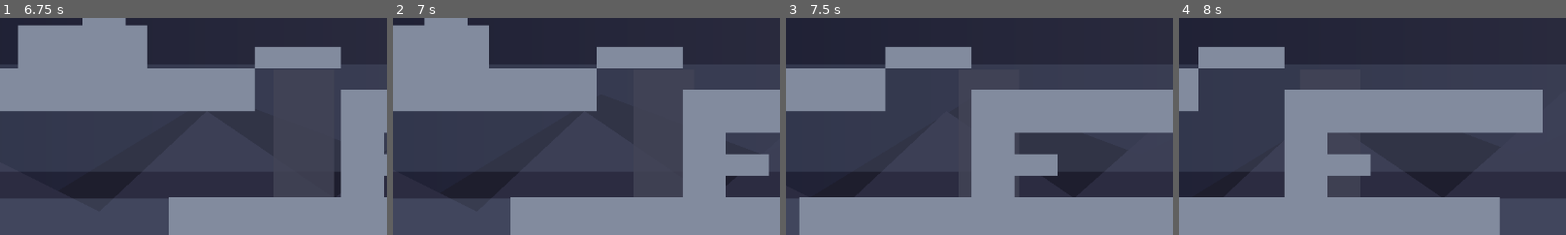
Above: before the commit, frames 1-4 (left to right).
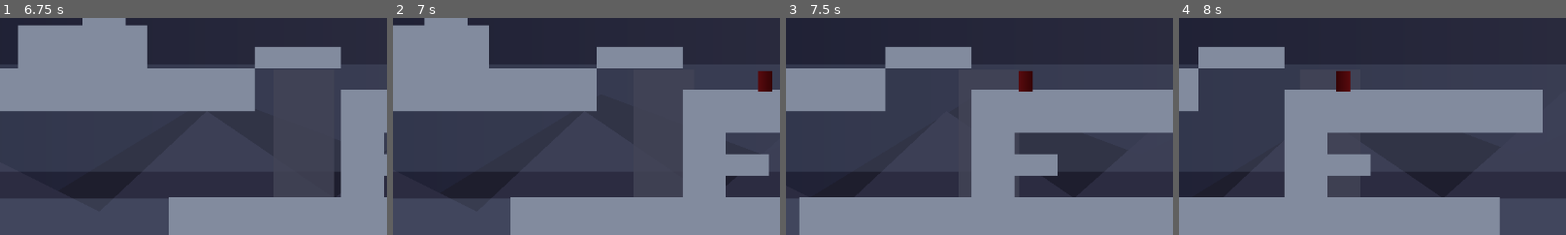
Above: after the commit, the same moments.

Repository: paul2978/goblin-game
Game: Godot game, scene res://scenes/world/prototype_world.tscn
Two runs of this game, one before a commit and one after it. Both use one fixed random seed, a clock stepped at 60 frames per second and the inputs below.
Inputs (mouse positions are % of the whole screen's width and height, from its top left):
- Up to frame 1 (6.75 s): tap Enter at 0.5 s; move the mouse to (45, 70) at 0.52 s; hold Shift (sprint) 0.53-1.28 s; hold D (move_right) 0.53-2.03 s; click (45, 70) at 0.67 s; tap Space (jump) at 0.77, 1.52, 3.02, 3.77, 4.52, 6.02 s; move the mouse to (80, 65) at 1.27 s; tap Shift (sprint) every 1.5 s from 1.35 to 5.85 s; move the mouse to (20, 35) at 2.02 s; hold Shift (sprint) 2.03-2.78 s; hold A (move_left) 2.03-4.28 s; move the mouse to (55, 50) at 2.77 s; click (55, 50) at 2.92 s; move the mouse to (35, 25) at 3.52 s; hold Shift (sprint) 3.53-4.28 s; move the mouse to (72, 45) at 4.27 s; hold D (move_right) from 4.28 s (still down); move the mouse to (30, 55) at 5.02 s; hold Shift (sprint) 5.03-5.78 s; click (30, 55) at 5.17 s; move the mouse to (60, 28) at 5.77 s; move the mouse to (45, 70) at 6.52 s; hold Shift (sprint) from 6.53 s (still down)
- Up to frame 2 (7 s): keep holding D (move_right); keep holding Shift (sprint); tap Space (jump) at 6.77 s
- Up to frame 3 (7.5 s): keep holding D (move_right); move the mouse to (80, 65) at 7.27 s; release Shift (sprint) at 7.28 s; tap Shift (sprint) at 7.35 s; click (80, 65) at 7.42 s
- Up to frame 4 (8 s): keep holding D (move_right); tap Space (jump) at 7.52 s
The pictures show only the part of the screen within x 46-96%, y 29-79%; the shares and areas given below are measured in that part.

Frame 1 is identical in both runs. In frame 2, 0.4% of the frame differs, in the area x 94-98%, y 24-34%; in frame 3, 0.3%; in frame 4, 0.4%.
Error before the commit: Parse Error: Function "get_world_2d()" not found in base self. (res://scripts/world/enemy_director.gd:162)

Commit message:
Fix director world access and update AI safety rules

Diff:
--- a/scripts/world/enemy_director.gd
+++ b/scripts/world/enemy_director.gd
@@ -159,7 +159,8 @@
 	query.collide_with_areas = false
 	query.collide_with_bodies = true
 
-	var collisions: Array[Dictionary] = get_world_2d().direct_space_state.intersect_shape(query)
+	var direct_space_state: PhysicsDirectSpaceState2D = _gameplay_root.get_world_2d().direct_space_state
+	var collisions: Array[Dictionary] = direct_space_state.intersect_shape(query)
 	return not collisions.is_empty()
 
 # ============================================================================
Not shown, changed: docs/AI_SAFETY_AND_WORKFLOW.md
